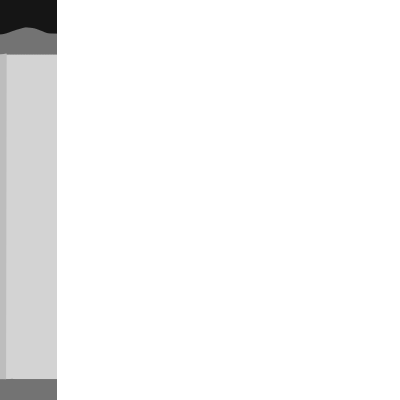
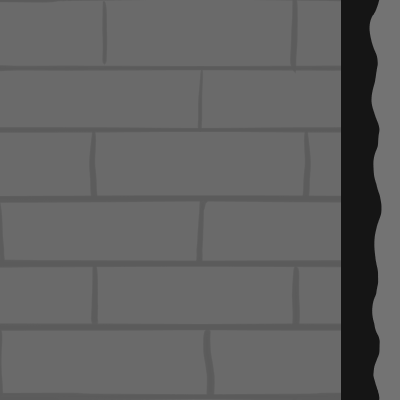
The second 400x400 image is a revision of the first. Changes to its layers:
showed "wall3.png" over left=322, top=0, right=400, bottom=400
hid "Kopie von Layer 2" (1st of 3), painted on it over left=0, top=0, right=400, bottom=400
added layer "brickWall.png" above "Kopie von Layer 2" over left=0, top=0, right=400, bottom=400
